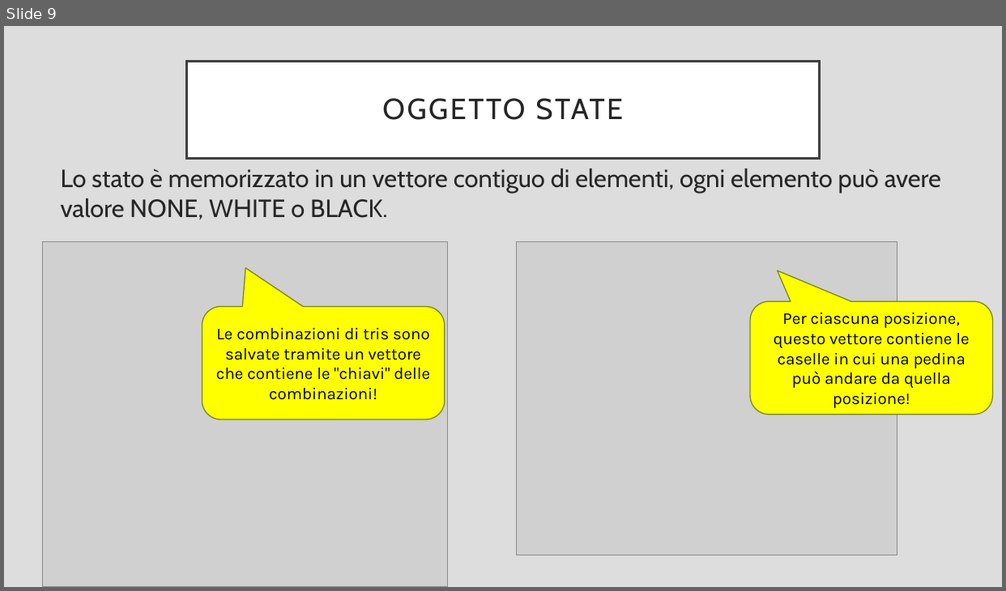
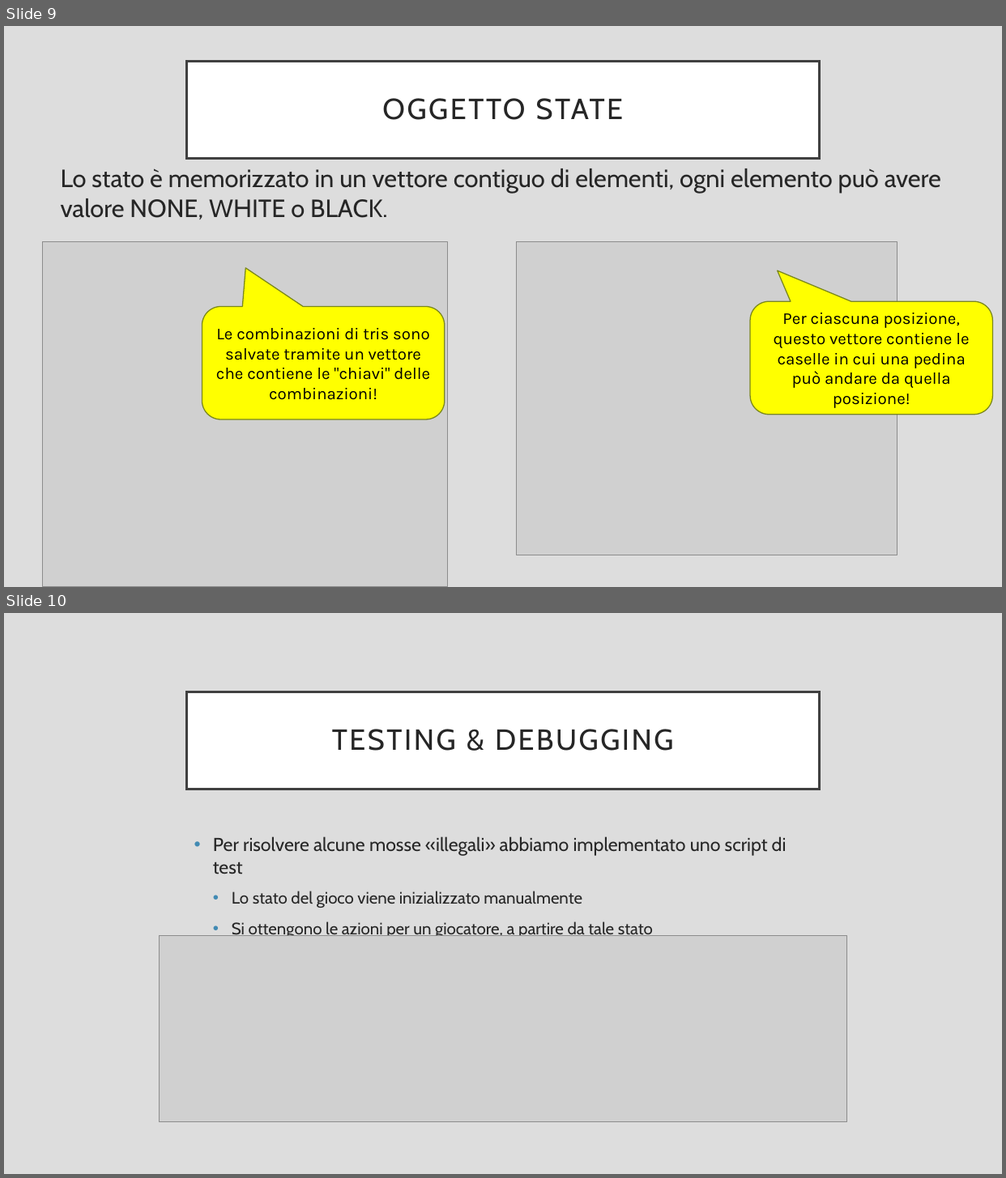
Before and after one commit to mraminella/JStar, a slide deck: presentazione.pptx. Shown one above the other, each under a label of ours: slide 9 before the commit, slides 9 and 10 after it. The pictures are 1006x591 and 1006x1178 pixels, drawn with LibreOffice and Linux fonts; fonts in the diff are those of the drawing; grey boxes stand for pictures. Boxes give left, top, right and bottom in pixels: in the first picture for what was removed or moved away, otherwise in the second. Text is boxed around its words. In the diff, an @@ line names an element or a change of style, - is before the commit and + after.

Commit message:
Add slide on testing

```diff
--- a/presentazione.pptx
+++ b/presentazione.pptx
@@ slide 10 added at [4, 613, 1002, 1174], background #DDDDDD @@
@@ title added at [187, 692, 819, 789], fill #FFFFFF, outline #404040 2.5 pt, 28 pt, text #262626 @@
+TESTING & DEBUGGING
@@ text added at [213, 837, 786, 936], 16 pt, text #262626 @@
+• Per risolvere alcune mosse «illegali» abbiamo implementato uno script di test
+  • Lo stato del gioco viene inizializzato manualmente
+  • Si ottengono le azioni per un giocatore, a partire da tale stato
@@ picture added at [159, 936, 848, 1122] @@
```
Also in this commit, not shown: 3 slides changed.
